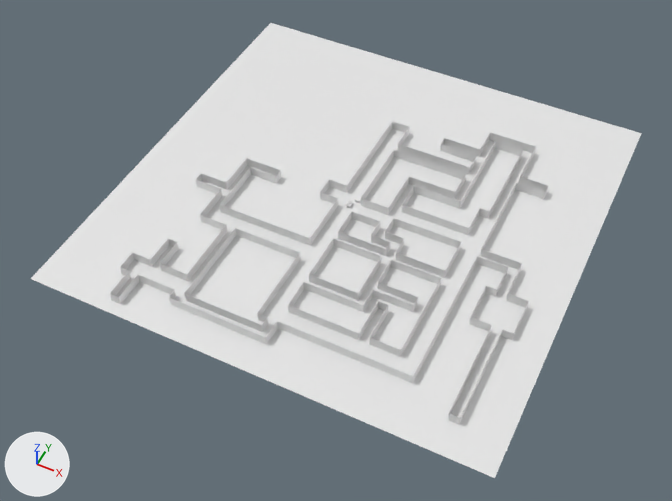
The glTF model smq_proj/tmp_assets/smq_proj/data/file/mesh.glb, before and after one commit.
The view is the same before and after, from a camera (50 mm lens) standing at (54.9, -119.8, 132.3) and looking at (-0.1, -9.8, -5.1). The lights are fixed; the arrows at lower left show +X, +Y and +Z. The older version comes first. Vertices at exactly the same position are counted once.

The first picture shows 'Floor', 'Walls'.
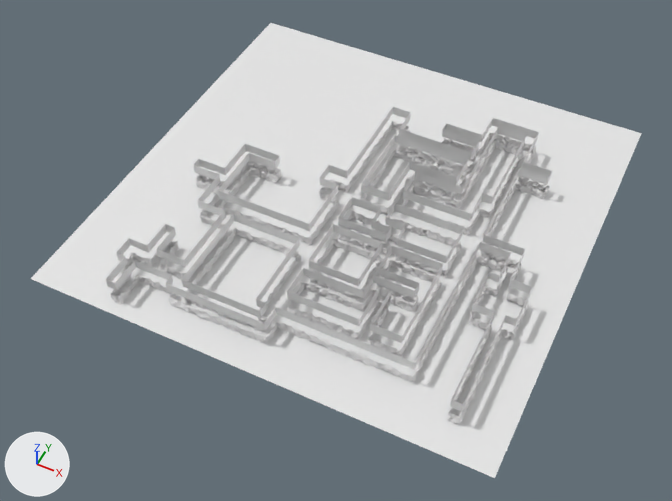
Diff of the bpy script that builds the scene:
```diff
--- a/smq_proj/tmp_assets/smq_proj/data/file/mesh.glb.py
+++ b/smq_proj/tmp_assets/smq_proj/data/file/mesh.glb.py
@@ me_walls @@
 # used by ob_walls; location = (0.0, 0.0, 0.0)
-me_walls.from_pydata(...)  # 226 vertices, 226 faces; spans x -31.0..39.0, y -43.0..29.0, z 0.0..2.0
+me_walls.from_pydata(...)  # 8280 vertices, 13248 faces; spans x -31.3..39.3, y -43.3..29.3, z 0.0..2.0
+# me_walls part 1: the loose piece of 28 vertices spanning x 1.0..23.0, y -31.0..-13.0, z 0.0..2.0 is rebuilt with 1020 vertices and now spans x 0.7..23.3, y -31.3..-12.7, z 0.0..2.0
+# me_walls part 2: the loose piece of 18 vertices spanning x 9.0..25.0, y 1.0..27.0, z 0.0..2.0 is rebuilt with 660 vertices and now spans x 8.7..25.3, y 0.7..27.3, z 0.0..2.0
+# me_walls part 3: the loose piece of 14 vertices spanning x -17.0..-1.0, y -37.0..-19.0, z 0.0..2.0 is rebuilt with 620 vertices and now spans x -17.3..-0.7, y -37.3..-18.7, z 0.0..2.0
+# me_walls part 4: the loose piece of 12 vertices spanning x 9.0..23.0, y -11.0..-3.0, z 0.0..2.0 is rebuilt with 380 vertices and now spans x 8.8..23.3, y -11.3..-2.7, z 0.0..2.0
+# me_walls part 5: the loose piece of 12 vertices spanning x 1.0..11.0, y -11.0..-5.0, z 0.0..2.0 is rebuilt with 260 vertices and now spans x 0.7..11.3, y -11.3..-4.7, z 0.0..2.0
+# me_walls part 6: the loose piece of 8 vertices spanning x 1.0..11.0, y -23.0..-13.0, z 0.0..2.0 is rebuilt with 340 vertices and now spans x 0.7..11.3, y -23.3..-12.7, z 0.0..2.0
+# me_walls part 7: 129 vertices removed from x -31.0..39.0, y -43.0..29.0, z 0.0..2.0; 4995 vertices added at x -31.3..39.3, y -43.3..29.3, z 0.0..2.0
@@ me_walls_001 @@
+me_walls_001.from_pydata(...)  # 828 vertices, 828 faces; spans x -31.0..39.0, y -43.0..29.0, z 0.0..2.0
@@ ob_walls_001 @@
+ob_walls_001 = bpy.data.objects.new('Walls.001', me_walls_001)
+ob_walls_001.location = (0.0, 0.0, 4.0)
```

What differs and where, as boxes [x1, y1, x2, y2] in the pictures (672 x 501 px):
'Walls', reshaped
    before: [110, 121, 548, 424]
    after: [110, 121, 550, 425]
'Walls.001', added
    after: [106, 107, 552, 411]
part 1 of me_walls, rebuilt
    before: [288, 260, 441, 357]
    after: [287, 260, 441, 357]
part 2 of me_walls, rebuilt
    before: [402, 141, 523, 235]
    after: [403, 140, 524, 235]
part 3 of me_walls, rebuilt
    before: [184, 228, 300, 332]
    after: [185, 227, 301, 332]
part 4 of me_walls, rebuilt
    before: [385, 218, 461, 278]
    after: [384, 218, 461, 279]
part 5 of me_walls, rebuilt
    before: [338, 212, 390, 256]
    after: [337, 211, 391, 256]
part 6 of me_walls, rebuilt
    before: [309, 239, 381, 300]
    after: [309, 239, 382, 301]
part 7 of me_walls, built on
    before: [110, 121, 548, 424]
    after: [110, 121, 550, 425]
